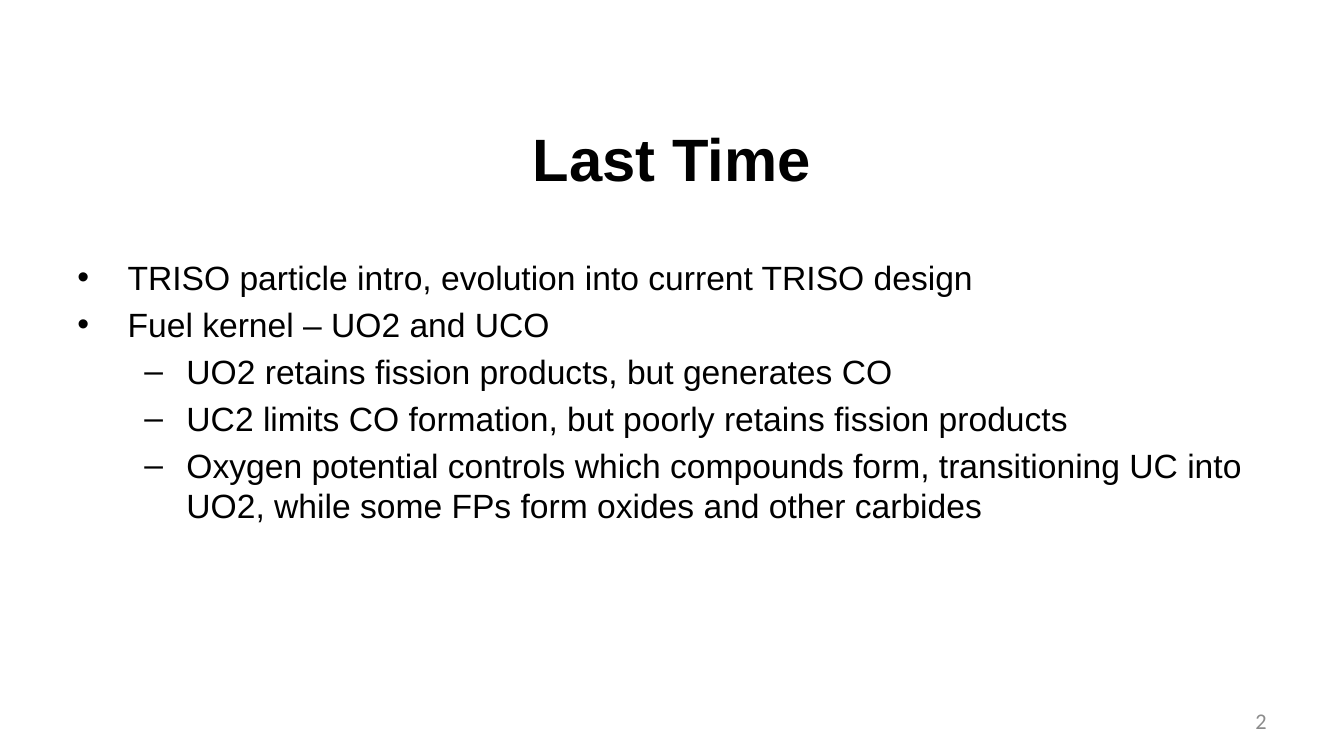
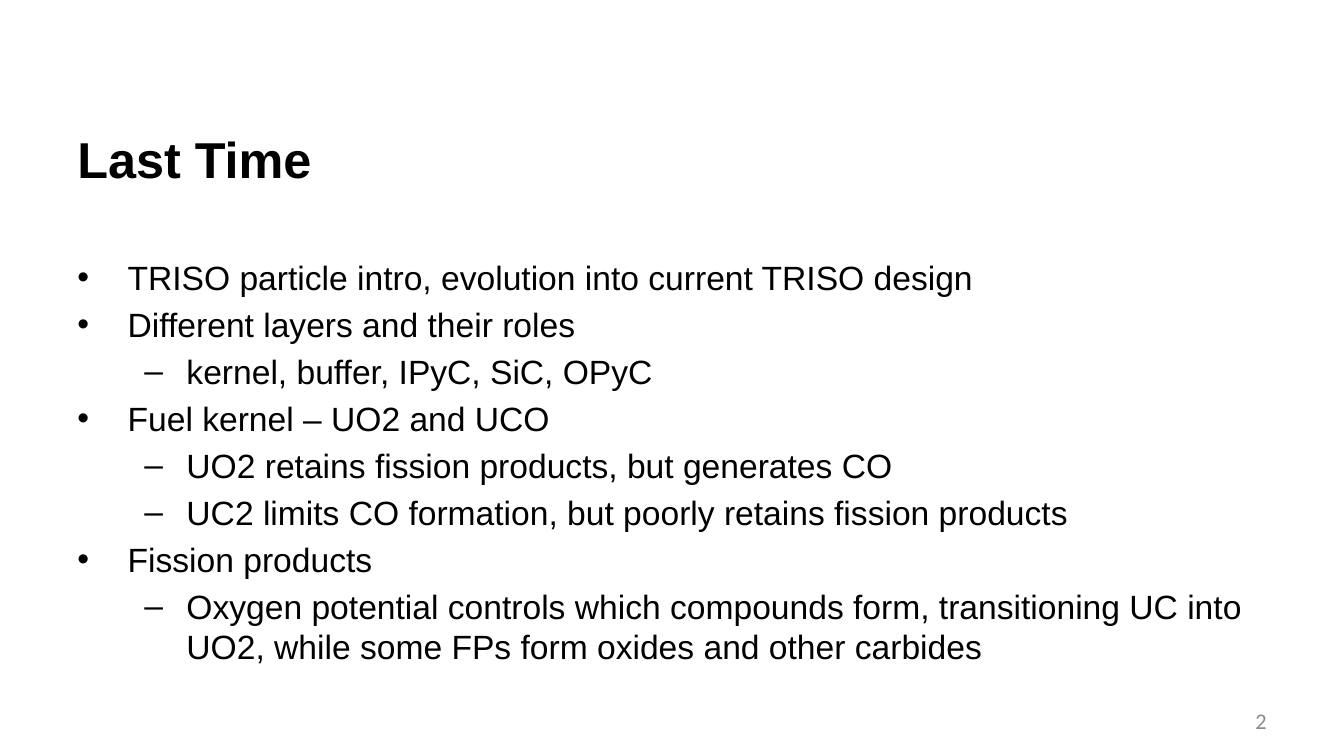
Before and after one commit to benbeeler/TEACHING, a slide deck: slide 2 of Advanced Reactor Materials/Fall2025/Lec4_TRISO.pptx. Drawn at 1344x756 pixels with LibreOffice and Linux fonts; fonts in the diff are those of the drawing; background and template pictures are left out. Boxes give left, top, right and bottom in pixels: in the first picture for what was removed or moved away, otherwise in the second. Text is boxed around its words. In the diff, an @@ line names an element or a change of style, - is before the commit and + after.

```diff
--- a/Advanced Reactor Materials/Fall2025/Lec4_TRISO.pptx
+++ b/Advanced Reactor Materials/Fall2025/Lec4_TRISO.pptx
@@ title "Last Time" at (x1=77, y1=141, x2=312, y2=179): size 42.7 to 36 pt; alignment centre to left @@
@@ text at (x1=128, y1=312, x2=653, y2=391): paragraphs added @@
+• Different layers and their roles
+  – kernel, buffer, IPyC, SiC, OPyC
@@ text at (x1=128, y1=547, x2=372, y2=579): paragraph added @@
+• Fission products
```
Also in this commit, not shown: 17 other slides changed, 1 slide added, 14 slides removed, 5 other files.
